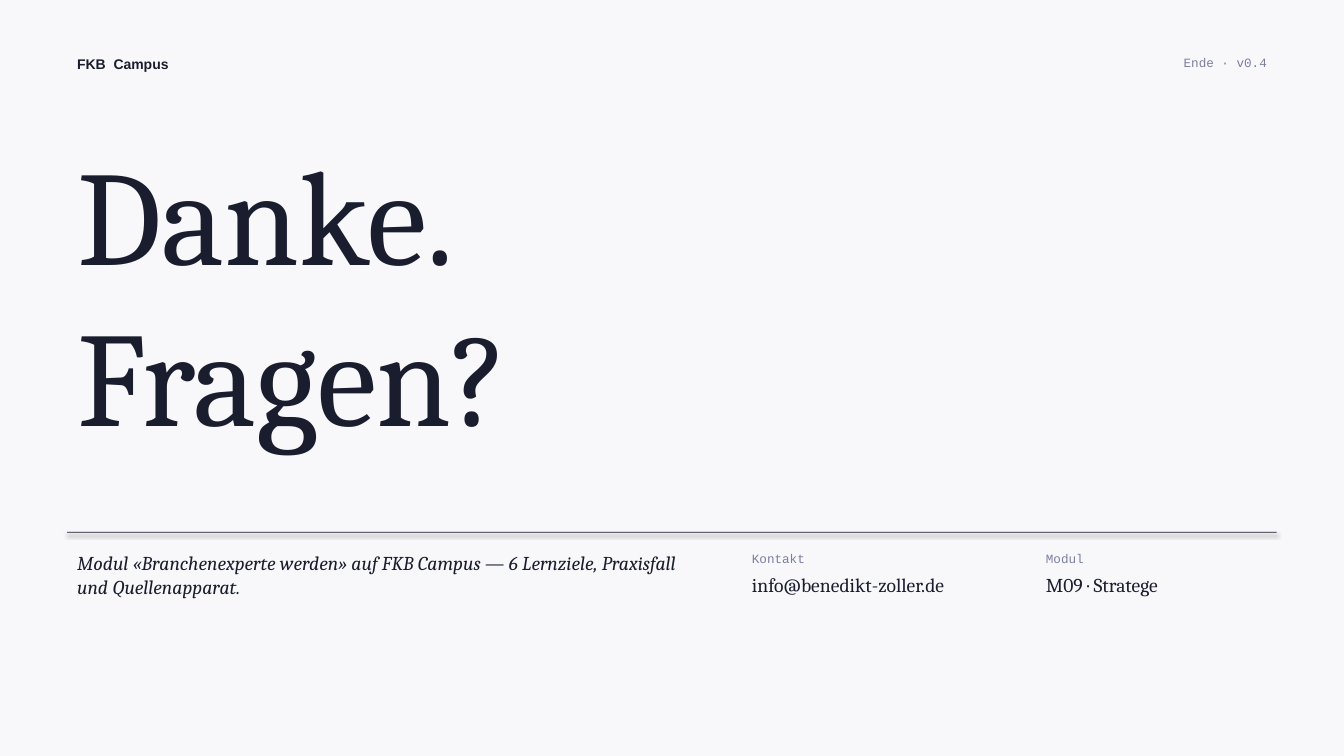
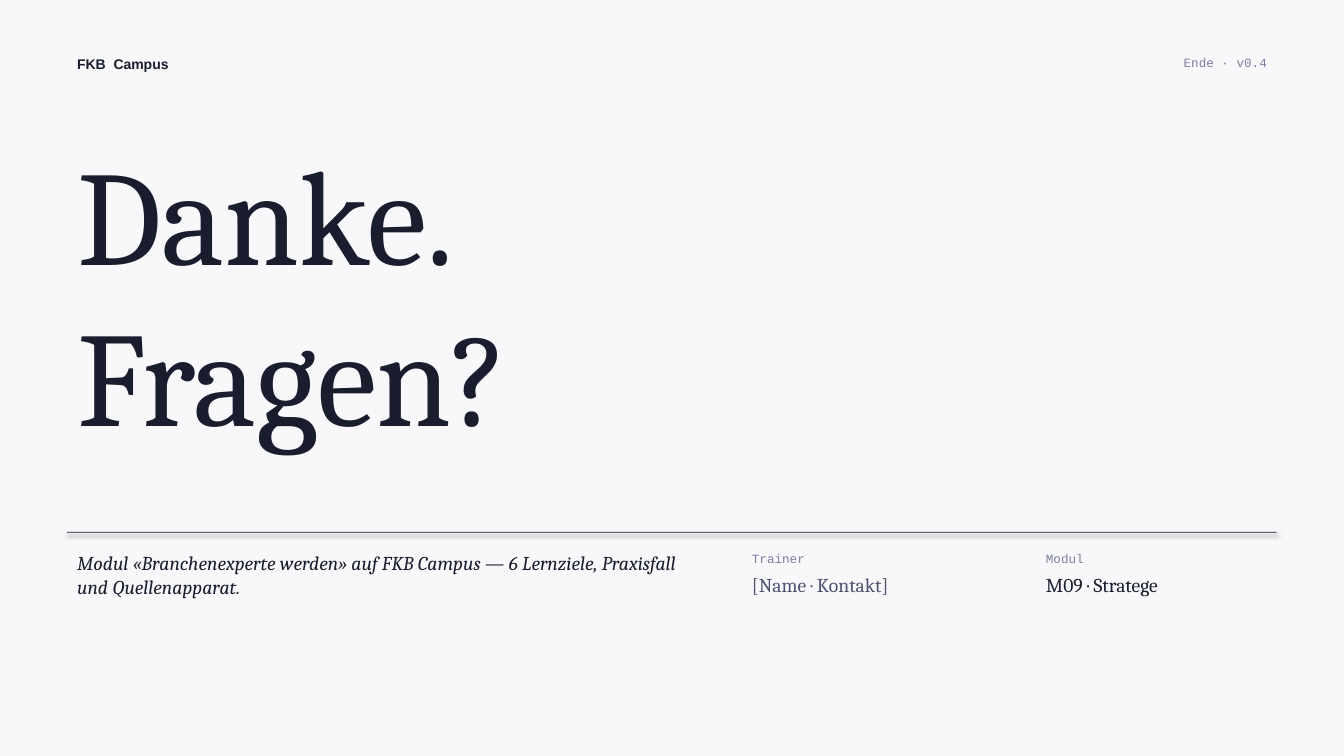
Before and after one commit to ck5rqc47pr-byte/firmenkundenakademie-online, a slide deck: slide 12 of public/downloads/praesentation/M09.pptx (slide 34 before the commit). Drawn at 1344x756 pixels with LibreOffice and Linux fonts; fonts in the diff are those of the drawing. Boxes give left, top, right and bottom in pixels: in the first picture for what was removed or moved away, otherwise in the second. Text is boxed around its words. In the diff, an @@ line names an element or a change of style, - is before the commit and + after.

```diff
--- a/public/downloads/praesentation/M09.pptx
+++ b/public/downloads/praesentation/M09.pptx
@@ text at (752, 554, 805, 563): text changed @@
-Kontakt
+Trainer
@@ text at (752, 578, 888, 595): text changed; text colour #191D2E to #4D5270 @@
-info@benedikt-zoller.de
+[Name · Kontakt]
```
Also in this commit, not shown: 2 other slides changed, 7 slides added, 29 slides removed, 42 other files.
